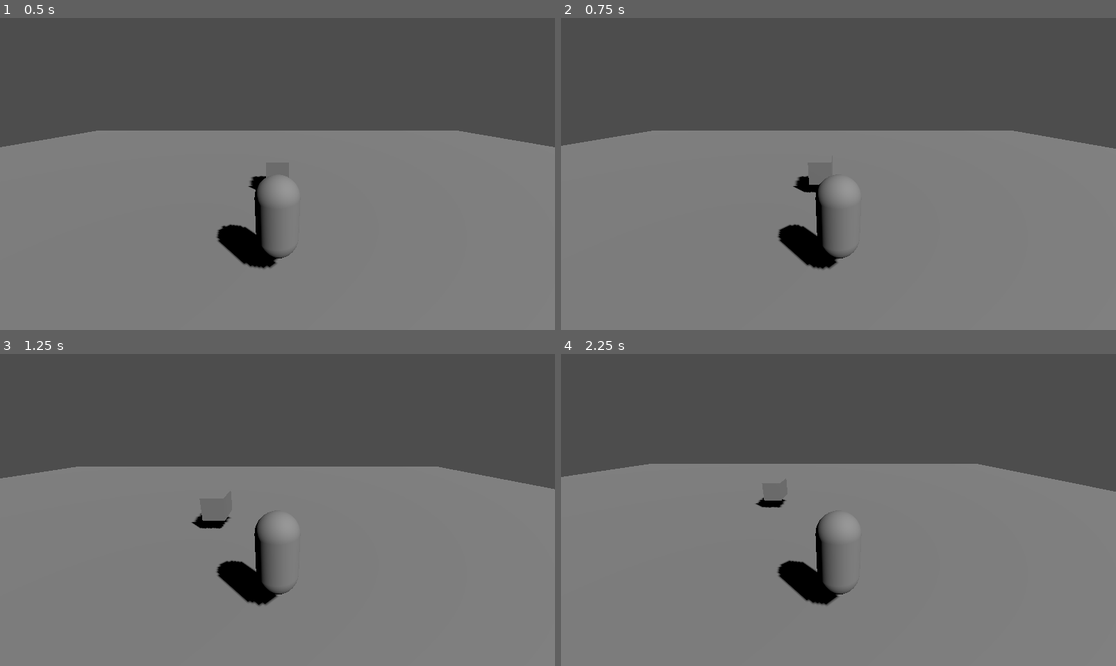
Above: before the commit, frames 1-4 (two rows, left to right).
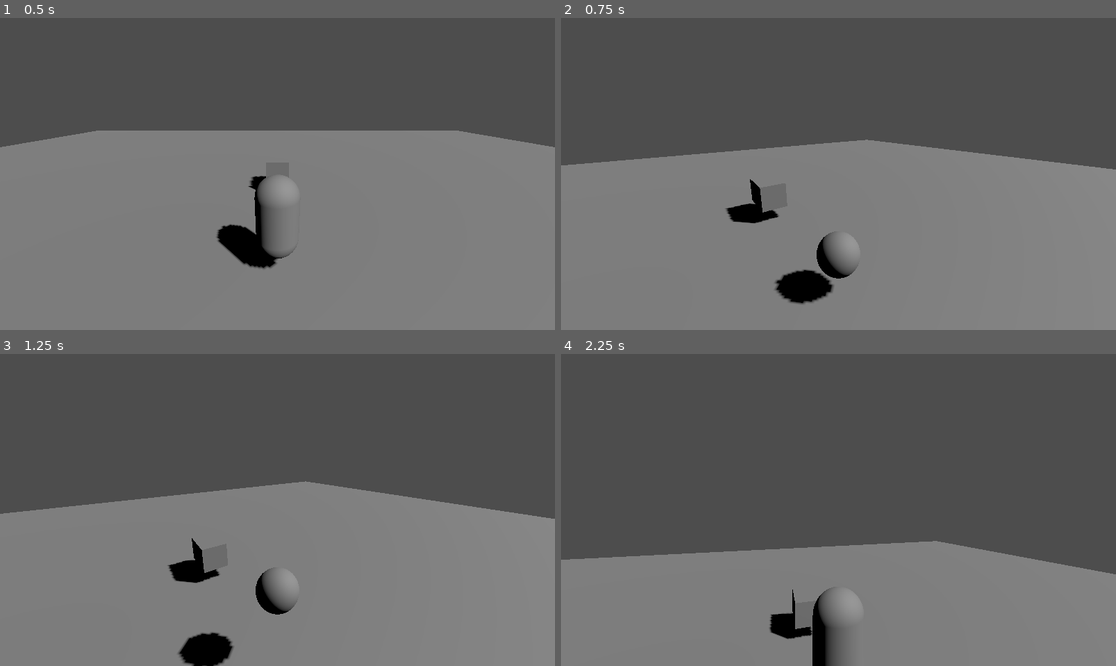
Above: after the commit, the same moments.

Repository: miles5g/paletero
Game: Godot game, scene res://world.tscn
Two runs of this game, one before a commit and one after it. Both use one fixed random seed, a clock stepped at 60 frames per second and the inputs below.
Inputs (mouse positions are in pixels of both pictures, inside the frame that each line leads up to):
- Up to frame 1 (0.5 s): no input
- Up to frame 2 (0.75 s): tap Enter at 0.5 s; move the mouse to (960, 158) at 0.52 s; hold Right (ui_right) from 0.53 s (still down); hold Ctrl (crouch, bound only after the commit) from 0.53 s (still down); click (960, 158) at 0.67 s
- Up to frame 3 (1.25 s): keep holding Right (ui_right); keep holding Ctrl (crouch, bound only after the commit); tap Space (jump, bound only after the commit) at 0.77, 1.07 s; tap E (interact, bound only after the commit) at 0.8 s
- Up to frame 4 (2.25 s): move the mouse to (727, 525) at 1.27 s; release Right (ui_right) at 1.28 s; release Ctrl (crouch, bound only after the commit) at 1.28 s; hold Down (ui_down) 1.28-2.03 s; tap E (interact, bound only after the commit) at 1.35 s; click (727, 525) at 1.42 s; tap Space (jump, bound only after the commit) at 1.52, 1.82 s; tap Shift (sprint, bound only after the commit) at 1.55 s; move the mouse to (894, 441) at 2.02 s; hold Right (ui_right) from 2.03 s (still down); hold Shift (sprint, bound only after the commit) from 2.03 s (still down); click (894, 441) at 2.17 s

Frame 1 is identical in both runs. In frame 2, 9.5% of the frame differs, in the area x 0-100%, y 36-92%; in frame 3, 12%; in frame 4, 30%, in the area x 0-100%, y 35-100%.

Commit message:
HUD and InteractionArea proximity, mouse look, cart highlight on interact
Co-authored-by: Cursor <cursoragent@cursor.com>

Diff:
--- a/cart.gd
+++ b/cart.gd
@@ -3,7 +3,84 @@
 ## Local X is treated as sideways slide; multiply by this each physics step (0.1 ~= 90% reduction).
 @export var sideways_velocity_retention: float = 0.1
 
+var _handle_zone: Area3D
+var _interaction_area: Area3D
+
+func _ready() -> void:
+	add_to_group("carts")
+	_handle_zone = Area3D.new()
+	_handle_zone.name = "HandleZone"
+	_handle_zone.monitoring = true
+	_handle_zone.monitorable = false
+	_handle_zone.collision_layer = 0
+	_handle_zone.collision_mask = 0
+	var hz_shape := CollisionShape3D.new()
+	var box := BoxShape3D.new()
+	box.size = Vector3(0.85, 1.5, 0.45)
+	hz_shape.shape = box
+	_handle_zone.add_child(hz_shape)
+	add_child(_handle_zone)
+	# Toward +Z local: side where a pusher behind the cart (world +Z) naturally stands.
+	_handle_zone.position = Vector3(0, 0, 0.75)
+
+	_interaction_area = Area3D.new()
+	_interaction_area.name = "InteractionArea"
+	_interaction_area.monitoring = true
+	_interaction_area.monitorable = false
+	_interaction_area.collision_layer = 0
+	_interaction_area.collision_mask = 0
+	var ia_shape := CollisionShape3D.new()
+	var ia_box := BoxShape3D.new()
+	ia_box.size = Vector3(2.4, 2.0, 2.6)
+	ia_shape.shape = ia_box
+	_interaction_area.add_child(ia_shape)
+	add_child(_interaction_area)
+	# Default local +Z (toward player spawn when cart is at z=-5); world.gd may override after add_child.
+	_interaction_area.position = Vector3(0, 0, 0.75)
+	# Procedural world: use .connect() in code (not editor) for signals.
+	_interaction_area.body_entered.connect(_on_interaction_area_body_entered)
+	_interaction_area.body_exited.connect(_on_interaction_area_body_exited)
+	call_deferred("_sync_area_masks_to_player_layer")
+
+func _sync_area_masks_to_player_layer() -> void:
+	var w := get_parent()
+	if w == null:
+		return
+	var player := w.get_node_or_null("Player") as CharacterBody3D
+	var mask := 1
+	if player != null and player.collision_layer != 0:
+		mask = player.collision_layer
+	_handle_zone.collision_mask = mask
+	_interaction_area.collision_mask = mask
+
+func _hud_interaction_label() -> Label:
+	var w := get_parent()
+	if w == null:
+		return null
+	return w.get_node_or_null("HUD/InteractionLabel") as Label
+
+func _on_interaction_area_body_entered(body: Node3D) -> void:
+	if not body is CharacterBody3D or body.name != &"Player":
+		return
+	body.can_interact = true
+	var lbl := _hud_interaction_label()
+	if lbl:
+		lbl.visible = true
+
+func _on_interaction_area_body_exited(body: Node3D) -> void:
+	if not body is CharacterBody3D or body.name != &"Player":
+		return
+	body.can_interact = false
+	var lbl := _hud_interaction_label()
+	if lbl:
+		lbl.visible = false
+
 func _integrate_forces(state: PhysicsDirectBodyState3D) -> void:
 	var local_v: Vector3 = state.transform.basis.inverse() * state.linear_velocity
 	local_v.x *= sideways_velocity_retention
 	state.linear_velocity = state.transform.basis * local_v
+
+func is_player_in_handle_zone(player: CharacterBody3D) -> bool:
+	if _handle_zone == null:
+		return false
+	return _handle_zone.get_overlapping_bodies().has(player)
--- a/player.gd
+++ b/player.gd
@@ -1,33 +1,199 @@
 extends CharacterBody3D
 
-@export var speed: float = 4.0
+const BASE_SPEED: float = 4.0
+const SPRINT_SPEED: float = BASE_SPEED * 1.6
+const CROUCH_SPEED: float = BASE_SPEED * 0.5
+const JUMP_VELOCITY: float = 4.5
+const PUSH_MOVE_SPEED_CAP: float = 2.0
+
 @export var push_force: float = 2.0
+@export var mouse_sensitivity: float = 0.0025
 var gravity = ProjectSettings.get_setting("physics/3d/default_gravity")
 
+var is_pushing: bool = false
+var current_cart: RigidBody3D = null
+var _push_joint: Generic6DOFJoint3D = null
+var can_interact: bool = false
+
+var _mesh_instance: MeshInstance3D
+var _collision_shape: CollisionShape3D
+var _capsule_mesh: CapsuleMesh
+var _capsule_shape: CapsuleShape3D
+var _stand_mesh_height: float
+var _stand_shape_height: float
+var _camera: Camera3D
+
+func _ready() -> void:
+	Input.mouse_mode = Input.MOUSE_MODE_CAPTURED
+	for c in get_children():
+		if c is MeshInstance3D:
+			_mesh_instance = c
+		elif c is CollisionShape3D:
+			_collision_shape = c
+		elif c is Camera3D:
+			_camera = c
+	if _mesh_instance and _mesh_instance.mesh is CapsuleMesh:
+		_capsule_mesh = _mesh_instance.mesh
+		_stand_mesh_height = _capsule_mesh.height
+	if _collision_shape and _collision_shape.shape is CapsuleShape3D:
+		_capsule_shape = _collision_shape.shape
+		_stand_shape_height = _capsule_shape.height
+
+func _unhandled_input(event: InputEvent) -> void:
+	if event.is_action_pressed("ui_cancel"):
+		if Input.mouse_mode == Input.MOUSE_MODE_CAPTURED:
+			Input.mouse_mode = Input.MOUSE_MODE_VISIBLE
+		return
+	if event is InputEventMouseButton and event.button_index == MOUSE_BUTTON_LEFT and event.pressed:
+		if Input.mouse_mode != Input.MOUSE_MODE_CAPTURED:
+			Input.mouse_mode = Input.MOUSE_MODE_CAPTURED
+			return
+	if event is InputEventMouseMotion and Input.mouse_mode == Input.MOUSE_MODE_CAPTURED and _camera:
+		rotate_y(-event.relative.x * mouse_sensitivity)
+		_camera.rotate_object_local(Vector3.RIGHT, -event.relative.y * mouse_sensitivity)
+		var pitch := _camera.rotation_degrees.x
+		_camera.rotation_degrees.x = clampf(pitch, -80.0, 80.0)
+
 func _physics_process(delta: float) -> void:
-	# 1. Apply Gravity
+	if Input.is_action_just_pressed("interact"):
+		print("Interact signal: ", can_interact)
+		if can_interact:
+			print("CONNECTED")
+			_apply_cart_connection_highlight()
+		_interact()
+
 	if not is_on_floor():
 		velocity.y -= gravity * delta
 
-	# 2. Handle Movement Input
-	var input_dir = Input.get_vector("ui_left", "ui_right", "ui_up", "ui_down")
-	var direction = (transform.basis * Vector3(input_dir.x, 0, input_dir.y)).normalized()
+	if Input.is_action_just_pressed("jump") and is_on_floor():
+		velocity.y = JUMP_VELOCITY
+
+	var want_stand := not Input.is_action_pressed("crouch")
+	var geometry_crouch := Input.is_action_pressed("crouch") or (want_stand and not _can_uncrouch_to_stand())
+
+	var move_speed := BASE_SPEED
+	if geometry_crouch:
+		move_speed = CROUCH_SPEED
+	elif Input.is_action_pressed("sprint"):
+		move_speed = SPRINT_SPEED
+	if is_pushing:
+		move_speed = minf(move_speed, PUSH_MOVE_SPEED_CAP)
+
+	_update_crouch_capsule(geometry_crouch)
+
+	var input_dir := Input.get_vector("move_left", "move_right", "move_forward", "move_backward")
+	var direction := (transform.basis * Vector3(input_dir.x, 0, input_dir.y)).normalized()
 
 	if direction:
-		velocity.x = direction.x * speed
-		velocity.z = direction.z * speed
+		velocity.x = direction.x * move_speed
+		velocity.z = direction.z * move_speed
 	else:
-		velocity.x = move_toward(velocity.x, 0, speed)
-		velocity.z = move_toward(velocity.z, 0, speed)
+		velocity.x = move_toward(velocity.x, 0, move_speed)
+		velocity.z = move_toward(velocity.z, 0, move_speed)
 
 	move_and_slide()
 
-	# 3. Pushing Logic (The "Bones" of the Cart interaction)
 	for i in get_slide_collision_count():
 		var collision = get_slide_collision(i)
 		var body = collision.get_collider()
 
-		# RigidBody carts (e.g. wheeled grip in cart.gd); impulse still drives net motion
-		if body is RigidBody3D:
+		if body is RigidBody3D and (not is_pushing or body != current_cart):
 			var force_dir = -collision.get_normal()
 			body.apply_central_impulse(force_dir * velocity.length() * push_force)
+
+func _apply_cart_connection_highlight() -> void:
+	var cart := get_parent().get_node_or_null("Cart") as RigidBody3D
+	if cart == null:
+		return
+	for child in cart.get_children():
+		if child is MeshInstance3D:
+			var mi := child as MeshInstance3D
+			var mat := StandardMaterial3D.new()
+			mat.albedo_color = Color(0.2, 0.85, 0.35)
+			mi.material_override = mat
+			return
+
+func _interact() -> void:
+	if is_pushing:
+		_detach_from_cart()
+		return
+	if not can_interact:
+		return
+	for cart in get_tree().get_nodes_in_group("carts"):
+		if cart is RigidBody3D and cart.has_method("is_player_in_handle_zone") and cart.is_player_in_handle_zone(self):
+			_attach_to_cart(cart)
+			return
+	print("Interact pressed")
+
+func _attach_to_cart(cart: RigidBody3D) -> void:
+	if _push_joint != null:
+		_push_joint.queue_free()
+		_push_joint = null
+	current_cart = cart
+	is_pushing = true
+	var world_node := get_parent()
+	_push_joint = Generic6DOFJoint3D.new()
+	world_node.add_child(_push_joint)
+	_push_joint.exclude_nodes_from_collision = true
+	_push_joint.global_position = global_position.lerp(cart.global_position, 0.45)
+	_push_joint.global_basis = Basis.IDENTITY
+	_push_joint.node_a = world_node.get_path_to(self)
+	_push_joint.node_b = world_node.get_path_to(cart)
+	_configure_push_joint(_push_joint)
+
+func _configure_push_joint(joint: Generic6DOFJoint3D) -> void:
+	for set_flag in [joint.set_flag_x, joint.set_flag_y, joint.set_flag_z]:
+		set_flag.call(Generic6DOFJoint3D.FLAG_ENABLE_LINEAR_LIMIT, true)
+		set_flag.call(Generic6DOFJoint3D.FLAG_ENABLE_ANGULAR_LIMIT, false)
+	joint.set_param_x(Generic6DOFJoint3D.PARAM_LINEAR_LOWER_LIMIT, 0.0)
+	joint.set_param_x(Generic6DOFJoint3D.PARAM_LINEAR_UPPER_LIMIT, 0.0)
+	joint.set_param_y(Generic6DOFJoint3D.PARAM_LINEAR_LOWER_LIMIT, 0.0)
+	joint.set_param_y(Generic6DOFJoint3D.PARAM_LINEAR_UPPER_LIMIT, 0.0)
+	joint.set_param_z(Generic6DOFJoint3D.PARAM_LINEAR_LOWER_LIMIT, 0.0)
+	joint.set_param_z(Generic6DOFJoint3D.PARAM_LINEAR_UPPER_LIMIT, 0.0)
+
+func _detach_from_cart() -> void:
+	is_pushing = false
+	current_cart = null
+	if _push_joint != null:
+		_push_joint.queue_free()
+		_push_joint = null
+
+func _exit_tree() -> void:
+	_detach_from_cart()
+
+func _can_uncrouch_to_stand() -> bool:
+	if _collision_shape == null or _capsule_shape == null:
+		return true
+	if _capsule_shape.height >= _stand_shape_height - 0.01:
+		return true
+	var up := global_transform.basis.y.normalized()
+	var half_curr := _capsule_shape.height * 0.5
+	var half_stand := _stand_shape_height * 0.5
+	var crouch_top := _collision_shape.global_position + up * half_curr
+	var stand_top := global_position + up * half_stand
+	var probe_len: float = (stand_top - crouch_top).dot(up)
+	if probe_len <= 0.02:
+		return true
+	var space := get_world_3d().direct_space_state
+	var from := crouch_top + up * 0.02
+	var to := crouch_top + up * (probe_len + 0.02)
+	var q := PhysicsRayQueryParameters3D.create(from, to)
+	q.exclude = [get_rid()]
+	q.collision_mask = collision_mask
+	return space.intersect_ray(q).is_empty()
+
+func _update_crouch_capsule(crouching: bool) -> void:
+	if _capsule_mesh == null or _capsule_shape == null or _mesh_instance == null or _collision_shape == null:
+		return
+	if crouching:
+		_capsule_mesh.height = _stand_mesh_height * 0.5
+		_capsule_shape.height = _stand_shape_height * 0.5
+		var dy := -_stand_shape_height * 0.25
+		_mesh_instance.position.y = dy
+		_collision_shape.position.y = dy
+	else:
+		_capsule_mesh.height = _stand_mesh_height
+		_capsule_shape.height = _stand_shape_height
+		_mesh_instance.position.y = 0.0
+		_collision_shape.position.y = 0.0
--- a/project.godot
+++ b/project.godot
@@ -15,6 +15,49 @@
 config/features=PackedStringArray("4.6", "Forward Plus")
 config/icon="res://icon.svg"
 
+[input]
+
+move_forward={
+"deadzone": 0.5,
+"events": [Object(InputEventKey,"resource_local_to_scene":false,"resource_name":"","device":-1,"window_id":0,"alt_pressed":false,"shift_pressed":false,"ctrl_pressed":false,"meta_pressed":false,"pressed":false,"keycode":0,"physical_keycode":87,"key_label":0,"unicode":0,"location":0,"echo":false,"script":null)
+]
+}
+move_backward={
+"deadzone": 0.5,
+"events": [Object(InputEventKey,"resource_local_to_scene":false,"resource_name":"","device":-1,"window_id":0,"alt_pressed":false,"shift_pressed":false,"ctrl_pressed":false,"meta_pressed":false,"pressed":false,"keycode":0,"physical_keycode":83,"key_label":0,"unicode":0,"location":0,"echo":false,"script":null)
+]
+}
+move_left={
+"deadzone": 0.5,
+"events": [Object(InputEventKey,"resource_local_to_scene":false,"resource_name":"","device":-1,"window_id":0,"alt_pressed":false,"shift_pressed":false,"ctrl_pressed":false,"meta_pressed":false,"pressed":false,"keycode":0,"physical_keycode":65,"key_label":0,"unicode":0,"location":0,"echo":false,"script":null)
+]
+}
+move_right={
+"deadzone": 0.5,
+"events": [Object(InputEventKey,"resource_local_to_scene":false,"resource_name":"","device":-1,"window_id":0,"alt_pressed":false,"shift_pressed":false,"ctrl_pressed":false,"meta_pressed":false,"pressed":false,"keycode":0,"physical_keycode":68,"key_label":0,"unicode":0,"location":0,"echo":false,"script":null)
+]
+}
+interact={
+"deadzone": 0.5,
+"events": [Object(InputEventKey,"resource_local_to_scene":false,"resource_name":"","device":-1,"window_id":0,"alt_pressed":false,"shift_pressed":false,"ctrl_pressed":false,"meta_pressed":false,"pressed":false,"keycode":0,"physical_keycode":69,"key_label":0,"unicode":0,"location":0,"echo":false,"script":null)
+]
+}
+jump={
+"deadzone": 0.5,
+"events": [Object(InputEventKey,"resource_local_to_scene":false,"resource_name":"","device":-1,"window_id":0,"alt_pressed":false,"shift_pressed":false,"ctrl_pressed":false,"meta_pressed":false,"pressed":false,"keycode":0,"physical_keycode":32,"key_label":0,"unicode":0,"location":0,"echo":false,"script":null)
+]
+}
+sprint={
+"deadzone": 0.5,
+"events": [Object(InputEventKey,"resource_local_to_scene":false,"resource_name":"","device":-1,"window_id":0,"alt_pressed":false,"shift_pressed":false,"ctrl_pressed":false,"meta_pressed":false,"pressed":false,"keycode":0,"physical_keycode":4194325,"key_label":0,"unicode":0,"location":0,"echo":false,"script":null)
+]
+}
+crouch={
+"deadzone": 0.5,
+"events": [Object(InputEventKey,"resource_local_to_scene":false,"resource_name":"","device":-1,"window_id":0,"alt_pressed":false,"shift_pressed":false,"ctrl_pressed":false,"meta_pressed":false,"pressed":false,"keycode":0,"physical_keycode":4194326,"key_label":0,"unicode":0,"location":0,"echo":false,"script":null)
+]
+}
+
 [physics]
 
 3d/physics_engine="Jolt Physics"
--- a/world.gd
+++ b/world.gd
@@ -1,6 +1,23 @@
 extends Node3D
 
 func _ready() -> void:
+	var hud := CanvasLayer.new()
+	hud.name = "HUD"
+	var interaction_label := Label.new()
+	interaction_label.name = "InteractionLabel"
+	interaction_label.text = "[E] Grab Cart"
+	interaction_label.visible = false
+	interaction_label.horizontal_alignment = HORIZONTAL_ALIGNMENT_CENTER
+	interaction_label.vertical_alignment = VERTICAL_ALIGNMENT_CENTER
+	hud.add_child(interaction_label)
+	interaction_label.anchor_left = 0.0
+	interaction_label.anchor_right = 1.0
+	interaction_label.anchor_top = 1.0
+	interaction_label.anchor_bottom = 1.0
+	interaction_label.offset_top = -52.0
+	interaction_label.offset_bottom = -12.0
+	add_child(hud)
+
 	# 1. Create the Sun
 	var sun = DirectionalLight3D.new()
 	sun.shadow_enabled = true
@@ -44,6 +61,10 @@
 	cart.add_child(cart_mesh)
 	cart.add_child(cart_col)
 	add_child(cart)
+	# InteractionArea lives on cart script; place on +Z local side facing player spawn (0,*,0) vs cart at z=-5.
+	var interaction_area := cart.get_node_or_null("InteractionArea") as Area3D
+	if interaction_area:
+		interaction_area.position = Vector3(0, 0, 0.75)
 
 	# 4. Spawn the Player
 	_spawn_player()
@@ -52,6 +73,8 @@
 	var player = CharacterBody3D.new()
 	player.name = "Player"
 	player.position = Vector3(0, 1, 0)
+	player.collision_layer = 1
+	player.collision_mask = 1
 
 	# Give the player a script (we will create this file next)
 	player.set_script(load("res://player.gd"))
Not shown, added: cart.gd.uid
